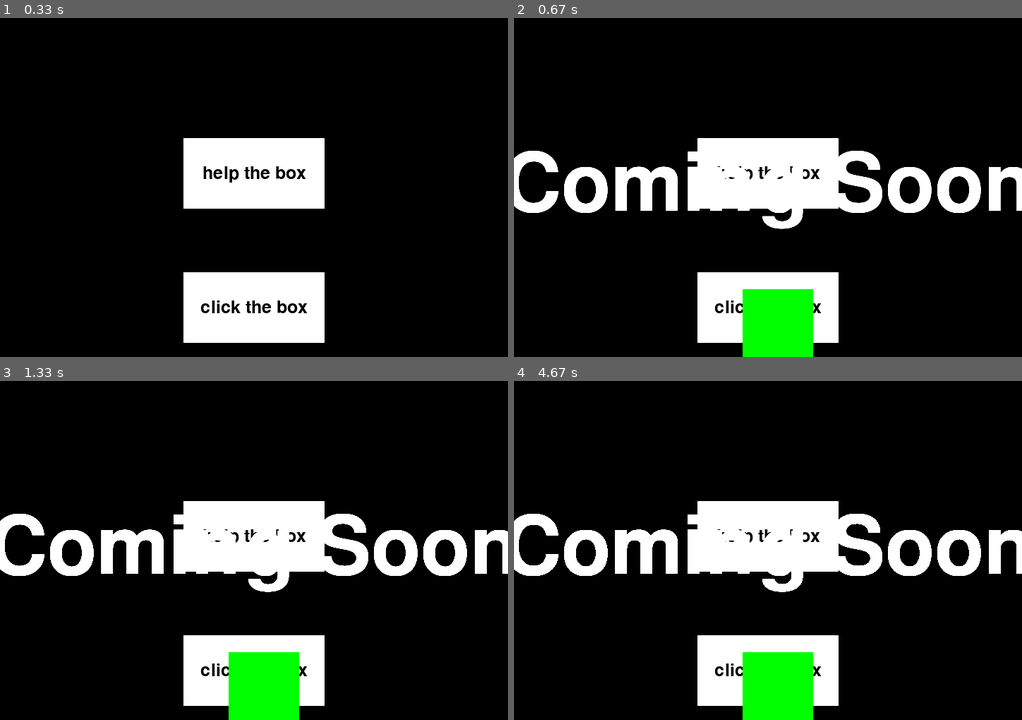
Above: before the commit, frames 1-4 (two rows, left to right).
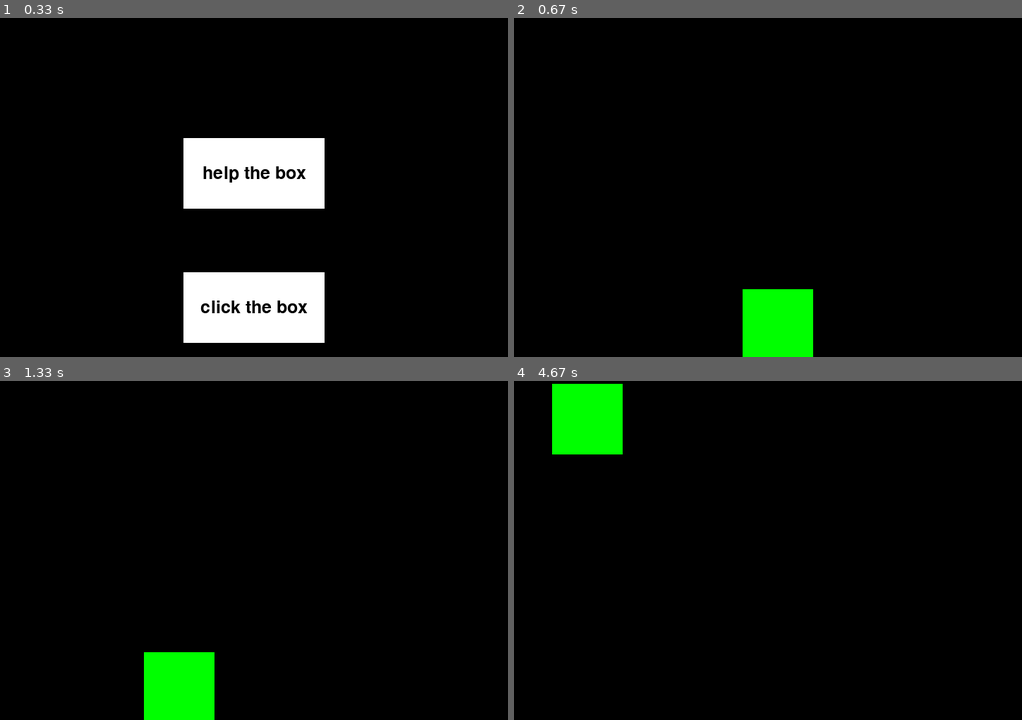
Above: after the commit, the same moments.

Repository: icesotope41/tryingOutPyGame
Game: pygame game, started from src/app.py
Same seed, same stepped clock (60 frames per second), same inputs: the game is played once before the commit and once after it.
Inputs (mouse positions are in pixels of both pictures, inside the frame that each line leads up to):
- Up to frame 1 (0.33 s): no input
- Up to frame 2 (0.67 s): click (768, 187) at 0.38 s
- Up to frame 3 (1.33 s): click (264, 686) at 0.73 s; click (223, 686) at 1.07 s
- Up to frame 4 (4.67 s): click (691, 686) at 1.4 s; click (651, 686) at 1.73 s; click (610, 686) at 2.07 s; click (564, 686) at 2.4 s; click (549, 645) at 2.73 s; click (549, 601) at 3.07 s; click (549, 560) at 3.4 s; click (549, 516) at 3.73 s; click (549, 475) at 4.07 s; click (549, 431) at 4.4 s

Frame 1 is identical in both runs. In frame 2, 15% of the frame differs, in the area x 0-100%, y 35-96%; in frame 3, 20%; in frame 4, 21%, in the area x 0-100%, y 0-100%.

Commit message:
added new gamemode

Diff:
--- a/src/app.py
+++ b/src/app.py
@@ -25,8 +25,13 @@
             pos = pygame.mouse.get_pos()
 
 
-def checkFollowing():
-    pass
+def checkFollowing(gameEvents, x, y):
+    hoverPos = pygame.mouse.get_pos()
+
+    if hoverPos[0] > x and hoverPos[0] < x + 100 and hoverPos[1] > y and hoverPos[1] < y + 100:
+        return True
+    else:
+        return False
 
 
 def createMenu(x, y1, y2):
@@ -134,9 +139,23 @@
             #help the box game
             #------------------------#
             elif gameMode == 2:
-                pass
-                message_display('Coming Soon', 115, screenWidth/2, screenHeight/2, colours['white'])
-                gameOver = True
+
+                if checkFollowing(gameEvents, x, y):
+                    if x < 10:
+                        y -= yChange
+                        if y < 10:
+                            x += xChange
+                    elif y < 10:
+                        x += xChange
+                        if x > screenWidth - 120:
+                            y += yChange
+                    elif x > screenWidth - 120:
+                        y += yChange
+                        if y > screenHeight - 110:
+                            x -= xChange
+                    elif y > screenHeight - 110:
+                        x -= xChange
+
             #------------------------#
 
             #refesh display
